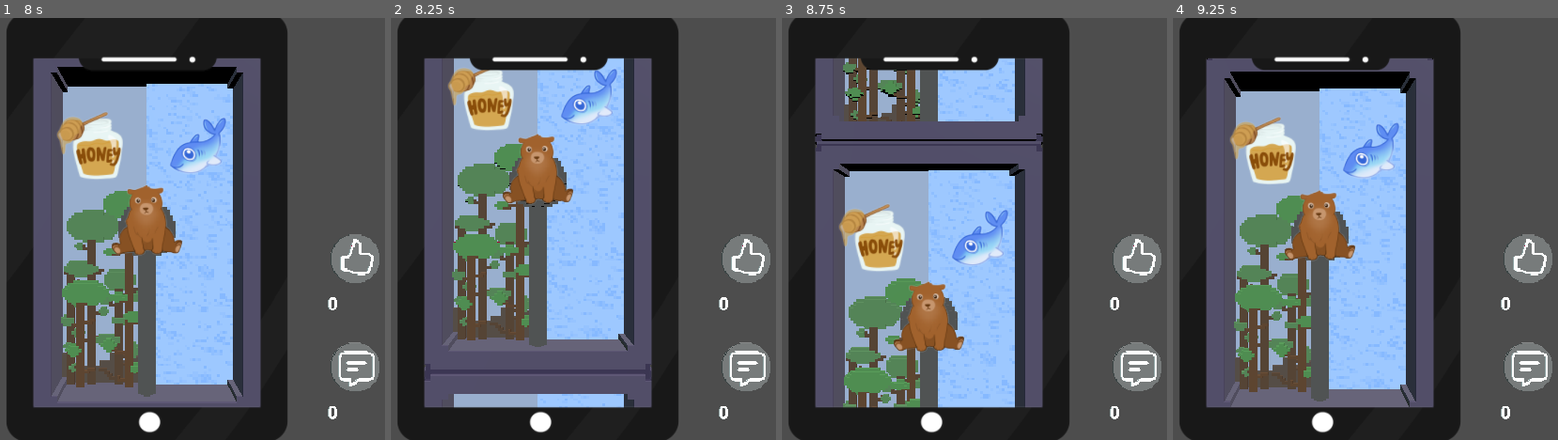
Above: before the commit, frames 1-4 (left to right).
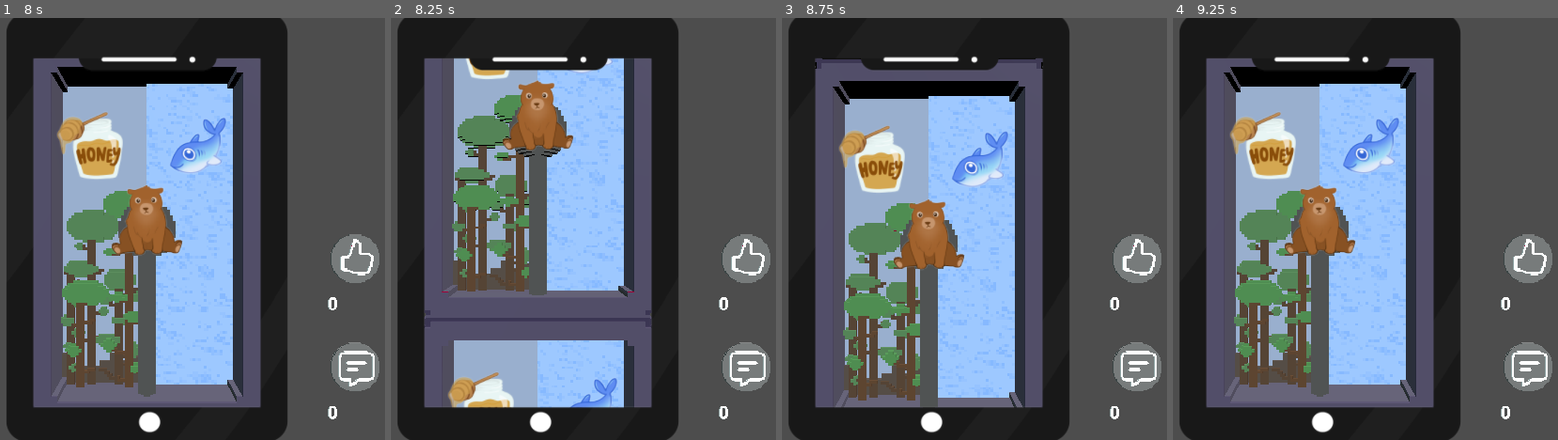
Above: after the commit, the same moments.

Repository: tudormacovei/totem_game_jam_2026
Game: Godot game, scene res://scenes/main_scene.tscn
Two runs of this game, one before a commit and one after it. Both use one fixed random seed, a clock stepped at 60 frames per second and the inputs below.
Inputs (mouse positions are in pixels of both pictures, inside the frame that each line leads up to):
- Up to frame 1 (8 s): tap Enter at 0.5, 2, 3.5 s; move the mouse to (311, 207) at 0.52 s; click (311, 207) at 0.67 s; tap Space at 1.25, 2.75, 4.25 s; move the mouse to (outside the picture) at 1.27 s; click (outside the picture) at 1.42 s; move the mouse to (223, 136) at 2.02 s; click (223, 136) at 2.17 s; move the mouse to (107, 313) at 2.77 s; click (107, 313) at 2.92 s; move the mouse to (373, 292) at 3.52 s; click (373, 292) at 3.67 s; move the mouse to (outside the picture) at 4.27 s; click (outside the picture) at 4.42 s; move the mouse to (184, 229) at 5.02 s; click (184, 229) at 5.17 s; move the mouse to (34, 123) at 5.77 s; click (34, 123) at 5.92 s; move the mouse to (311, 207) at 6.52 s; click (311, 207) at 6.67 s; move the mouse to (outside the picture) at 7.27 s; click (outside the picture) at 7.42 s
- Up to frame 2 (8.25 s): move the mouse to (614, 136) at 8.02 s; click (614, 136) at 8.17 s
- Up to frame 3 (8.75 s): no input
- Up to frame 4 (9.25 s): move the mouse to (1280, 313) at 8.77 s; click (1280, 313) at 8.92 s

Frame 1 is identical in both runs. In frame 2, 22% of the frame differs, in the area x 8-68%, y 9-93%; in frame 3, 22%; in frame 4, 6.7%.

Commit message:
Auto scroll on lever turn

Diff:
--- a/new-game-project/scripts/autoscroll_movement.gd
+++ b/new-game-project/scripts/autoscroll_movement.gd
@@ -3,8 +3,8 @@
 @export var diorama_scenes: Array[PackedScene]
 @export var animation_profile: Curve
 
-var SCROLL_TIME = 1.5
-var PAUSE_TIME = 3.0
+var SCROLL_TIME = 1.0
+var PAUSE_TIME = 10.0
 
 enum ScrollState{
 	PAUSED,
@@ -21,7 +21,7 @@
 
 # Called when the node enters the scene tree for the first time.
 func _ready() -> void:
-	_add_diorama()
+	GameManager.lever_completed.connect(_on_lever_completed)
 	_add_diorama()
 	_state = ScrollState.PAUSED
 	_time_in_current_state = 0.0
@@ -31,11 +31,13 @@
 func _process(delta: float) -> void:
 	_time_in_current_state += delta
 	if _state == ScrollState.SCROLLING and _time_in_current_state > SCROLL_TIME:
+		print("Starting PAUSE")
 		_animate_scroll(delta)
 		_state = ScrollState.PAUSED
 		_time_in_current_state = _time_in_current_state - SCROLL_TIME
 
 	elif _state == ScrollState.PAUSED and _time_in_current_state > PAUSE_TIME:
+		print("Starting SCROLL")
 		_state = ScrollState.SCROLLING
 		_time_in_current_state = _time_in_current_state - PAUSE_TIME
 		_add_diorama()
@@ -83,3 +85,9 @@
 		diorama_obj.global_position.y += delta_offset
 
 	_cleanup_diorama_stack()
+
+func _on_lever_completed() -> void:
+	print("AUTOSCROLL ON LEVER COMPLETED!")
+	_state = ScrollState.SCROLLING
+	_time_in_current_state = 0.0
+	_add_diorama()
--- a/new-game-project/scripts/game_manager.gd
+++ b/new-game-project/scripts/game_manager.gd
@@ -10,6 +10,8 @@
 var score_total := 0
 var current_intensity := Intensity.LOW
 
+signal lever_completed
+
 func update_intensity(intensity: Intensity) -> void:
 	current_intensity = intensity
 
@@ -17,6 +19,7 @@
 	# TODO: Implement usless scenarios
 	score_total += (1 if zone_positivity else -1) * SCORE_PER_LEVER
 	print("Lever completed. Score: %d" % score_total)
+	lever_completed.emit()
 
 func get_current_like_amount() -> int:
 	var like_multiplier = 2.0
